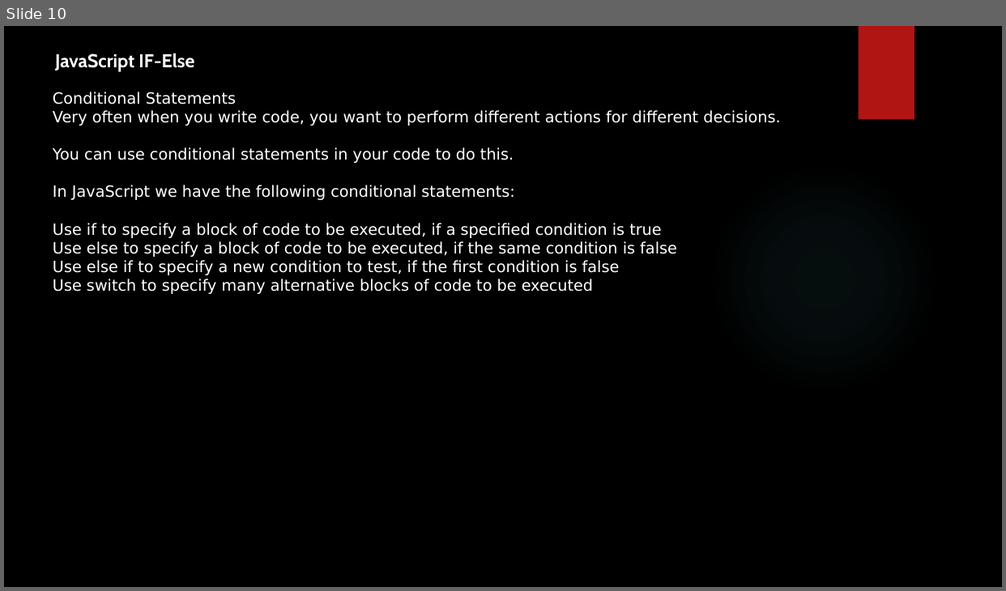
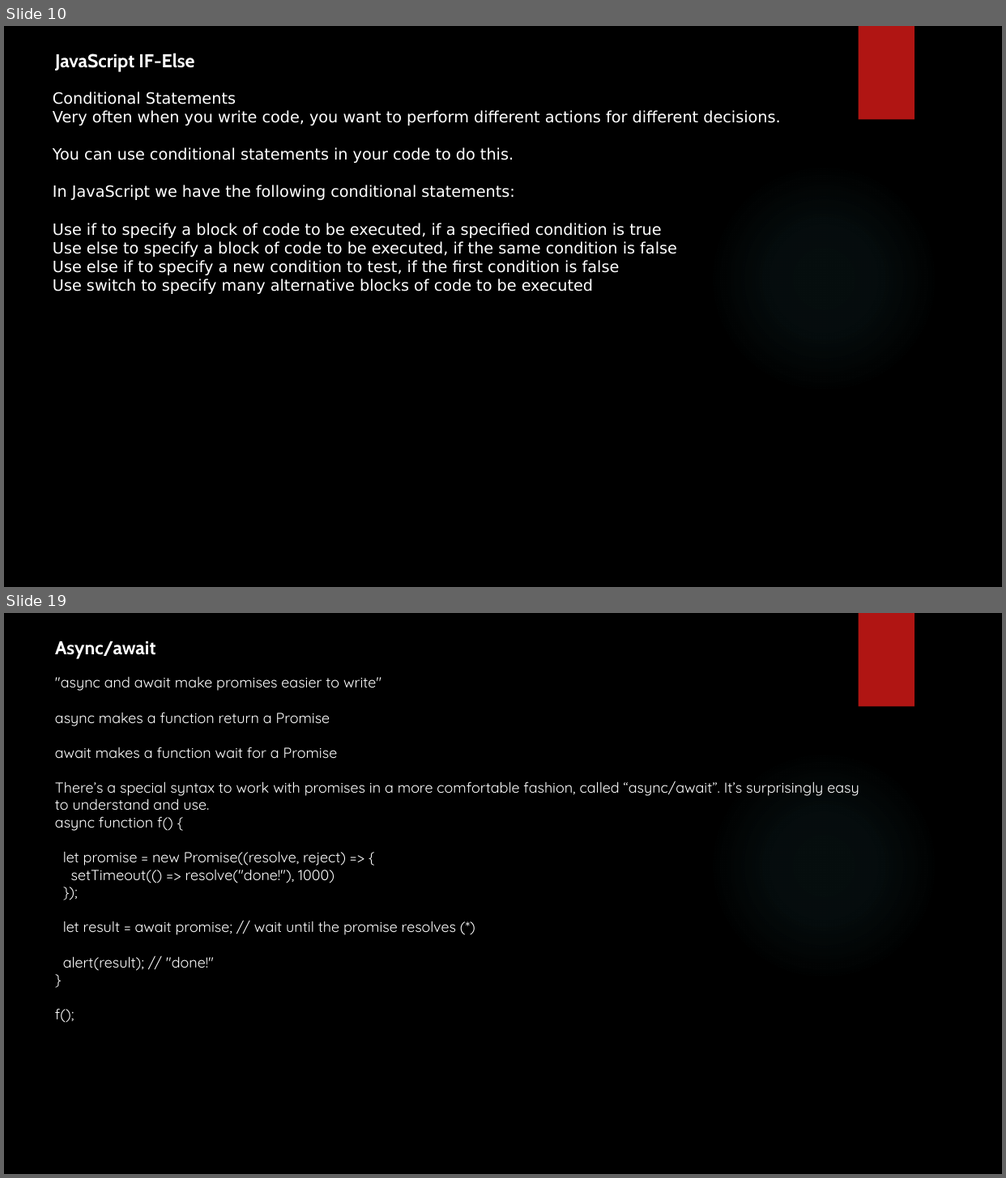
Before and after one commit to kaumarjya/React-Training, a slide deck: Javascript.pptx. Shown one above the other, each under a label of ours: slide 10 before the commit, slides 10 and 19 after it; the slides between them are not shown. The pictures are 1006x591 and 1006x1178 pixels, drawn with LibreOffice and Linux fonts; fonts in the diff are those of the drawing; background and template pictures are left out. Boxes give left, top, right and bottom in pixels: in the first picture for what was removed or moved away, otherwise in the second. Text is boxed around its words. In the diff, an @@ line names an element or a change of style, - is before the commit and + after.

```diff
--- a/Javascript.pptx
+++ b/Javascript.pptx
@@ slide 19 added at (x1=4, y1=613, x2=1002, y2=1174), background picture (left out); not listed: 2 template elements that a slide beside it also shows @@
@@ text added at (x1=55, y1=641, x2=155, y2=659), 18 pt, text #FFFFFF, bold @@
+Async/await
@@ text added at (x1=55, y1=677, x2=859, y2=1023), 14 pt, text #FFFFFF @@
+"async and await make promises easier to write"
+async makes a function return a Promise
+await makes a function wait for a Promise
+There’s a special syntax to work with promises in a more comfortable fashion, called “async/await”. It’s surprisingly easy to understand and use.
+async function f() {
+let promise = new Promise((resolve, reject) => {
+setTimeout(() => resolve("done!"), 1000)
+});
+let result = await promise; // wait until the promise resolves (*)
+alert(result); // "done!"
+}
+f();
```
Also in this commit, not shown: 8 other slides added, 9 other files.
